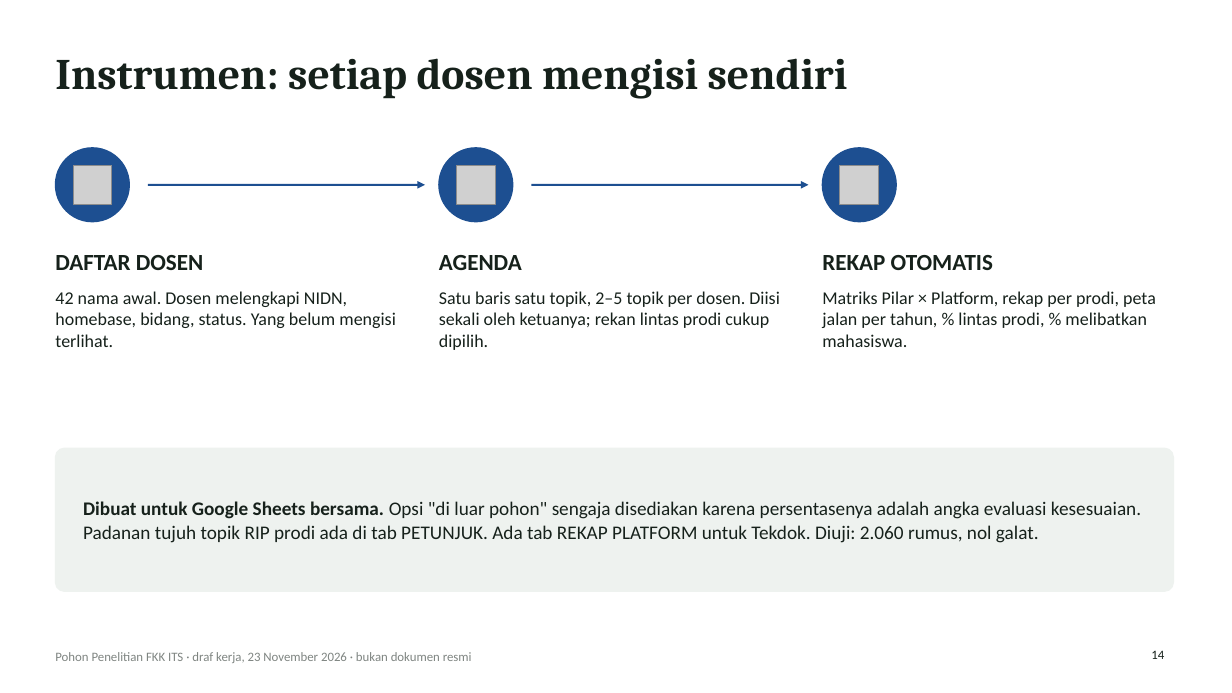
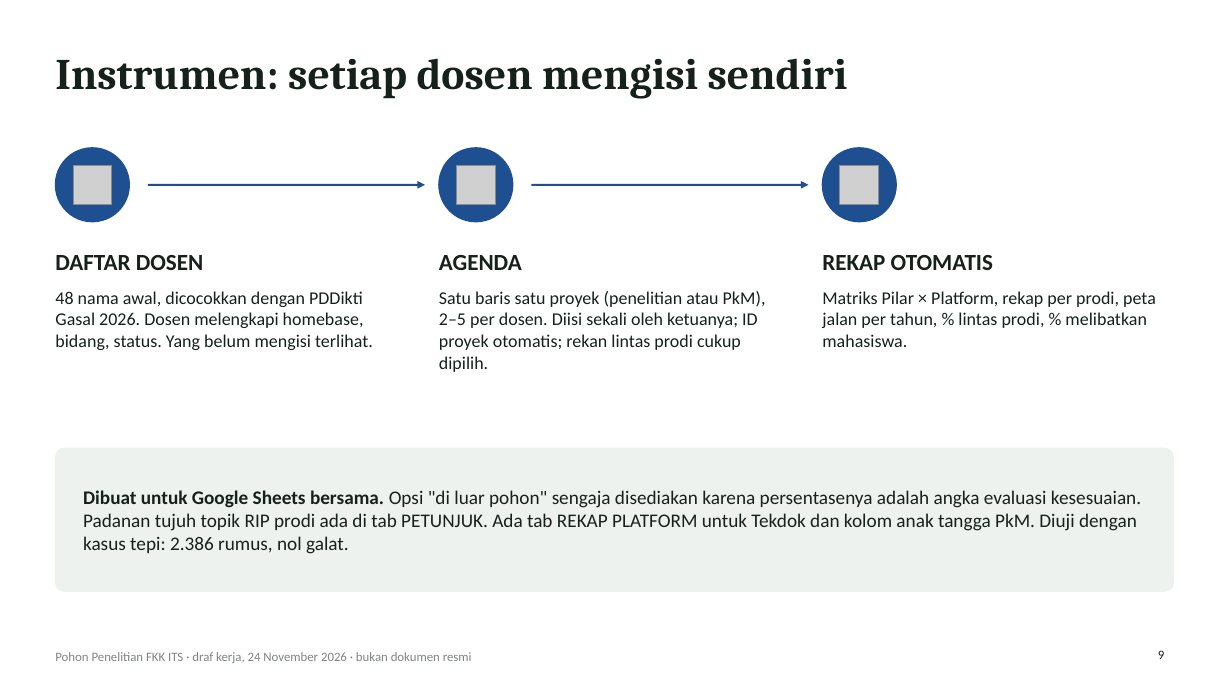
Before and after one commit to anakwirayuda-eng/desa-binaan-dashboard, a slide deck: slide 9 of output/PAPARAN_POHON_PENELITIAN_FKK_ITS.pptx (slide 14 before the commit). Drawn at 1232x693 pixels with LibreOffice and Linux fonts; fonts in the diff are those of the drawing; grey boxes stand for pictures. Boxes give left, top, right and bottom in pixels: in the first picture for what was removed or moved away, otherwise in the second. Text is boxed around its words. In the diff, an @@ line names an element or a change of style, - is before the commit and + after.

```diff
--- a/output/PAPARAN_POHON_PENELITIAN_FKK_ITS.pptx
+++ b/output/PAPARAN_POHON_PENELITIAN_FKK_ITS.pptx
@@ text at bbox=[55, 291, 373, 350]: text changed @@
-42 nama awal. Dosen melengkapi NIDN, homebase, bidang, status. Yang belum mengisi terlihat.
+48 nama awal, dicocokkan dengan PDDikti Gasal 2026. Dosen melengkapi homebase, bidang, status. Yang belum mengisi terlihat.
@@ text at bbox=[439, 291, 766, 372]: text changed @@
-Satu baris satu topik, 2–5 topik per dosen. Diisi sekali oleh ketuanya; rekan lintas prodi cukup dipilih.
+Satu baris satu proyek (penelitian atau PkM), 2–5 per dosen. Diisi sekali oleh ketuanya; ID proyek otomatis; rekan lintas prodi cukup dipilih.
@@ text at bbox=[83, 490, 1141, 554]: text changed @@
-Dibuat untuk Google Sheets bersama. Opsi "di luar pohon" sengaja disediakan karena persentasenya adalah angka evaluasi kesesuaian. Padanan tujuh topik RIP prodi ada di tab PETUNJUK. Ada tab REKAP PLATFORM untuk Tekdok. Diuji: 2.060 rumus, nol galat.
+Dibuat untuk Google Sheets bersama. Opsi "di luar pohon" sengaja disediakan karena persentasenya adalah angka evaluasi kesesuaian. Padanan tujuh topik RIP prodi ada di tab PETUNJUK. Ada tab REKAP PLATFORM untuk Tekdok dan kolom anak tangga PkM. Diuji dengan kasus tepi: 2.386 rumus, nol galat.
@@ text at bbox=[55, 652, 472, 663]: text changed @@
-Pohon Penelitian FKK ITS · draf kerja, 23 November 2026 · bukan dokumen resmi
+Pohon Penelitian FKK ITS · draf kerja, 24 November 2026 · bukan dokumen resmi
@@ page number at bbox=[1158, 650, 1164, 659]: text changed @@
-14
+9
```
Also in this commit, not shown: 20 other slides changed, 2 slides added, 17 other files.
